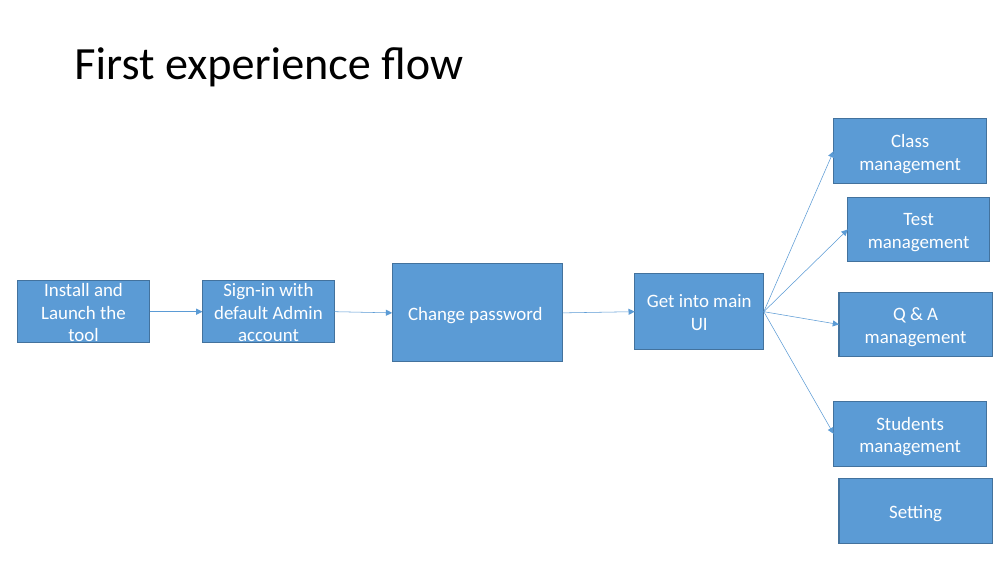
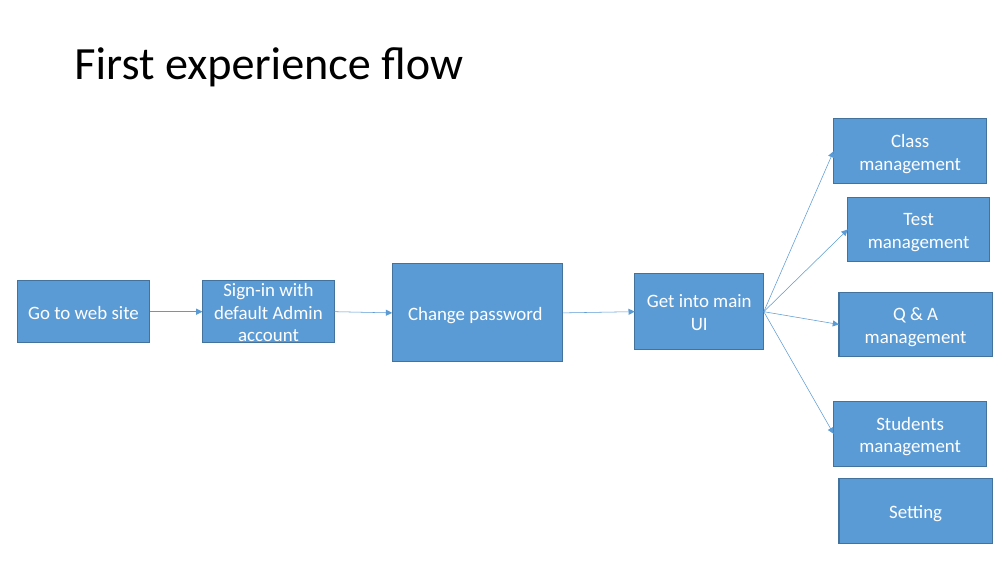
Before and after one commit to Wu-Fei/Parrot-Wireframe, a slide deck: slide 2 of Admin tool flow.pptx. Drawn at 1008x567 pixels with LibreOffice and Linux fonts; fonts in the diff are those of the drawing. Boxes give left, top, right and bottom in pixels: in the first picture for what was removed or moved away, otherwise in the second. Text is boxed around its words. In the diff, an @@ line names an element or a change of style, - is before the commit and + after.

Commit message:
update for Admin flow and wireframe

```diff
--- a/Admin tool flow.pptx
+++ b/Admin tool flow.pptx
@@ text in rectangle at (28,306,139,319): text changed @@
-Install and Launch the tool
+Go to web site
```
Also in this commit, not shown: 3 other slides changed, 2 slides added, 2 slides removed, 2 other files.
